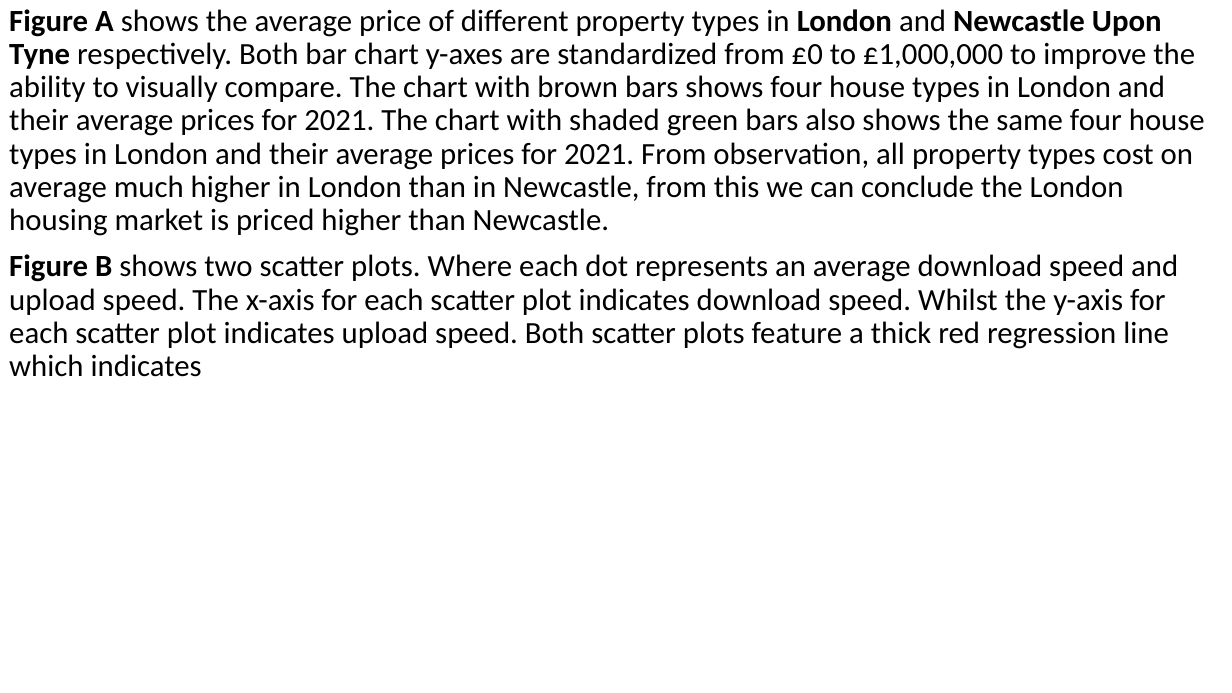
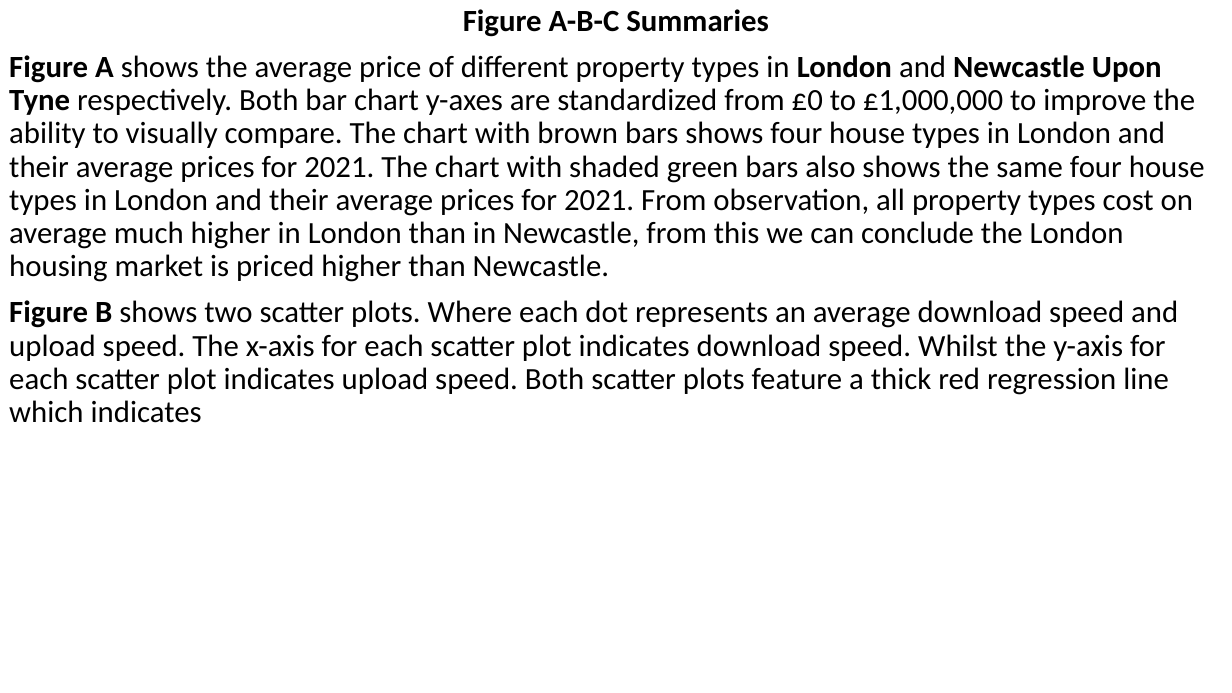
Before and after one commit to LeeTaylorLondon/Data-Visualisation, a slide deck: slide 1 of Data/Summary.pptx. Drawn at 1232x693 pixels with LibreOffice and Linux fonts; fonts in the diff are those of the drawing. Boxes give left, top, right and bottom in pixels: in the first picture for what was removed or moved away, otherwise in the second. Text is boxed around its words. In the diff, an @@ line names an element or a change of style, - is before the commit and + after.

```diff
--- a/Data/Summary.pptx
+++ b/Data/Summary.pptx
@@ subtitle at (463, 9, 769, 37): paragraph added @@
+Figure A-B-C Summaries
```
Also in this commit, not shown: 5 other files.
